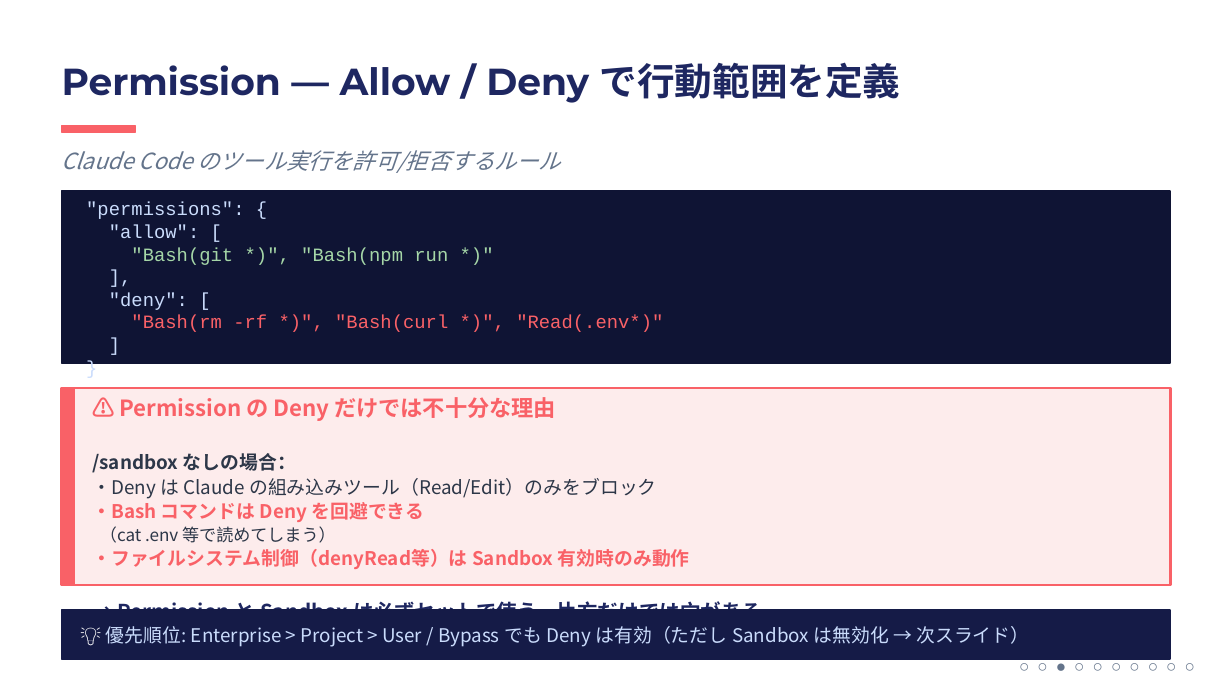
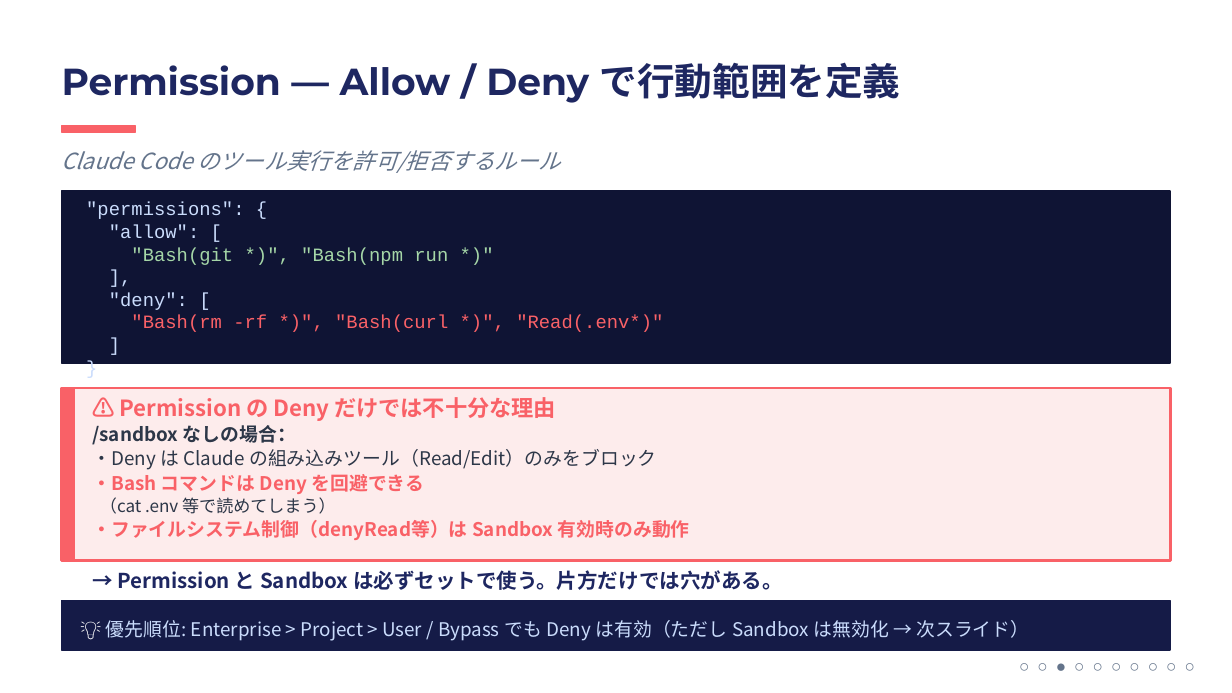
Before and after one commit to ktsuchida11/ClaudeWorkshop, a slide deck: slide 5 of session3/session3_full.pptx. Drawn at 1232x693 pixels with LibreOffice and Linux fonts; fonts in the diff are those of the drawing. Boxes give left, top, right and bottom in pixels: in the first picture for what was removed or moved away, otherwise in the second. Text is boxed around its words. In the diff, an @@ line names an element or a change of style, - is before the commit and + after.

```diff
--- a/session3/session3_full.pptx
+++ b/session3/session3_full.pptx
@@ rectangle: place and size @@
-rectangle at [62, 388, 1170, 585]
+rectangle at [62, 388, 1170, 561]
@@ rectangle: place and size @@
-rectangle at [62, 388, 74, 585]
+rectangle at [62, 388, 74, 561]
@@ text "⚠️ Permission の Deny だけでは不十分な理由" rewrapped from [92, 397, 783, 609] to [92, 397, 783, 590] @@
@@ rectangle: place and size @@
-rectangle at [62, 610, 1170, 659]
+rectangle at [62, 601, 1170, 650]
@@ text "💡 優先順位: Enterprise > Project ...": place and size @@
-text "💡 優先順位: Enterprise > Project ..." at [106, 626, 1029, 647]
+text "💡 優先順位: Enterprise > Project ..." at [106, 620, 1029, 641]
```
Also in this commit, not shown: 1 other slide changed.
